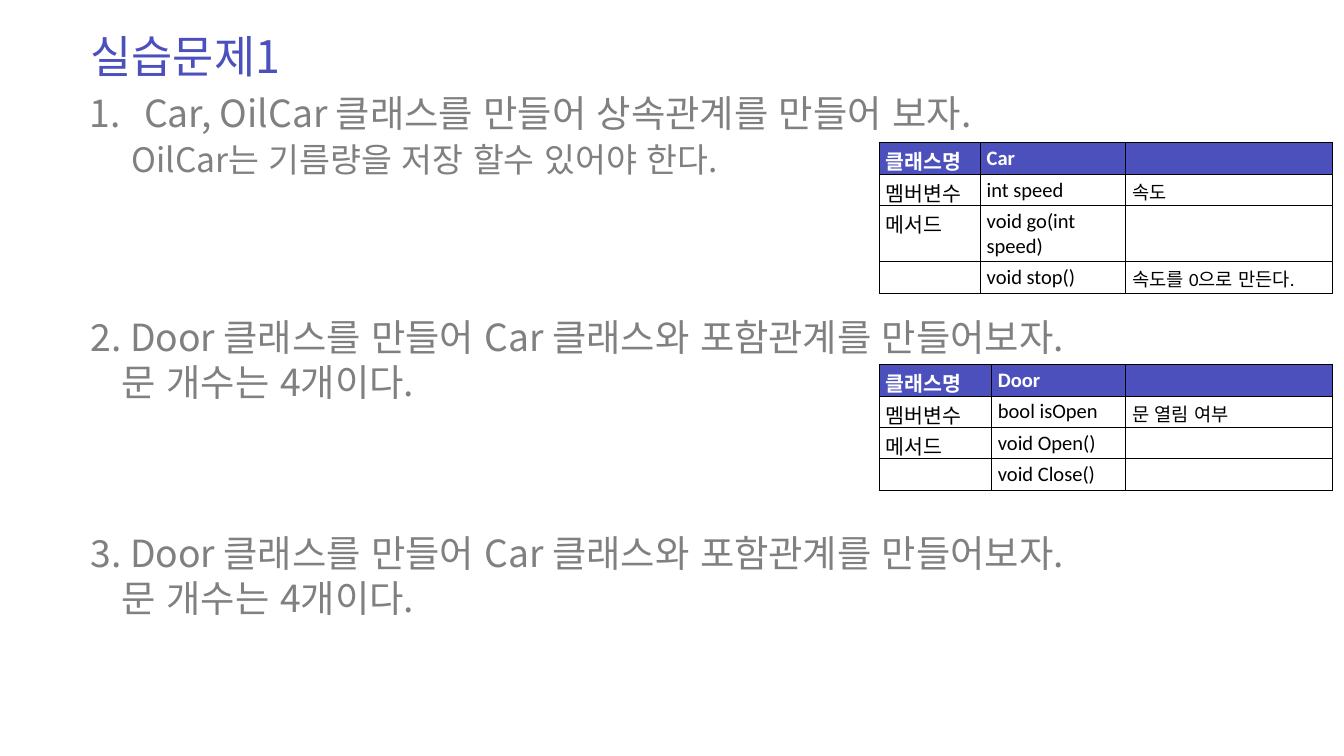
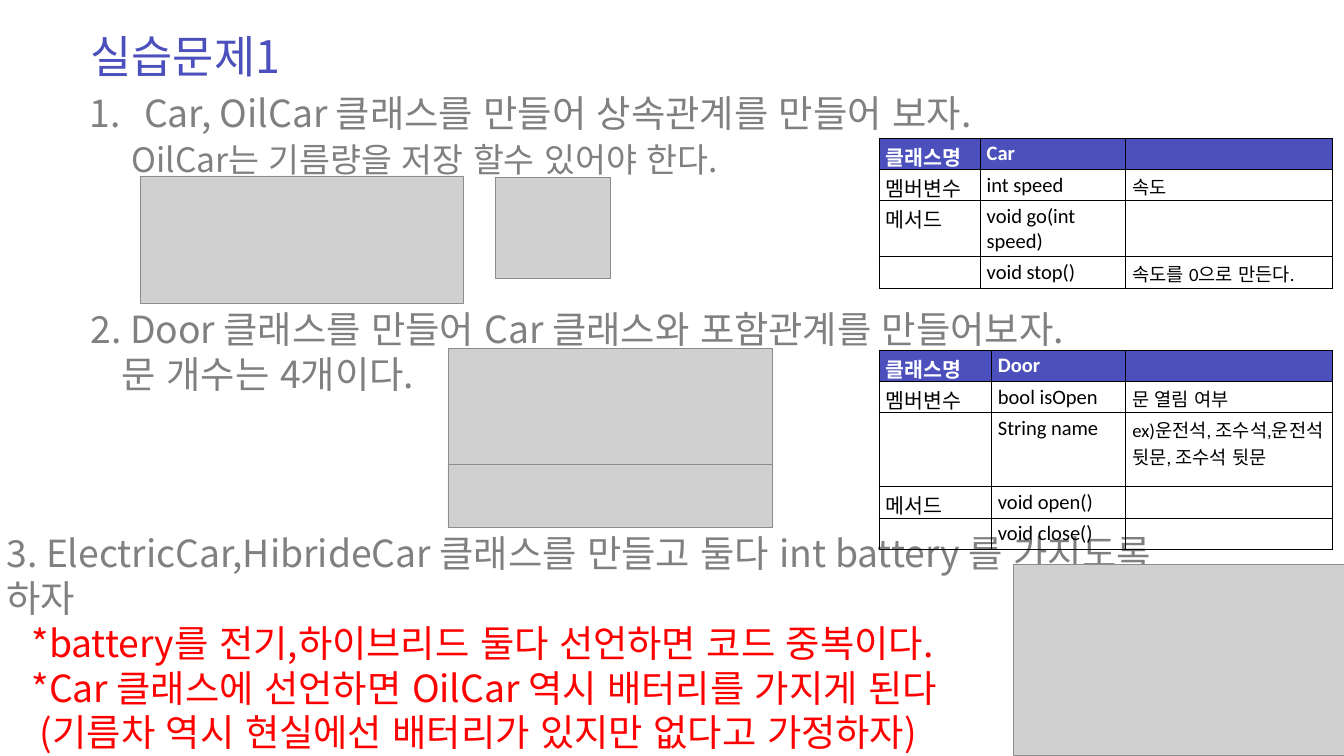
Before and after one commit to zest132/JavaLecture, a slide deck: slide 22 of JavaLecture/LectureFile/java 9강.pptx. Drawn at 1344x756 pixels with LibreOffice and Linux fonts; fonts in the diff are those of the drawing; grey boxes stand for pictures. Boxes give left, top, right and bottom in pixels: in the first picture for what was removed or moved away, otherwise in the second. Text is boxed around its words. In the diff, an @@ line names an element or a change of style, - is before the commit and + after.

```diff
--- a/JavaLecture/LectureFile/java 9강.pptx
+++ b/JavaLecture/LectureFile/java 9강.pptx
@@ text "Car, OilCar 클래스를 만들어 상속관계를 ..." rewrapped from (131, 96, 971, 175) to (131, 96, 971, 181) @@
@@ table: place and size @@
-table at (879, 142, 1333, 358)
+table at (879, 138, 1333, 357)
@@ picture added at (140, 176, 463, 303) @@
@@ picture added at (495, 177, 610, 278) @@
@@ text "2. Door 클래스를 만들어 Car ...": place and size @@
-text "2. Door 클래스를 만들어 Car ..." at (91, 320, 1064, 399)
+text "2. Door 클래스를 만들어 Car ..." at (91, 312, 1064, 391)
@@ picture added at (448, 349, 773, 527) @@
@@ table at (879, 350, 1333, 550) @@
-row 3: 메서드 | void Open() | 
-row 4:  | void Close() | 
+row 3:  | String name | ex)운전석, 조수석,운전석 뒷문, 조수석 뒷문
+row 4: 메서드 | void open() | 
+row 5:  | void close() | 
@@ table: place and size @@
-table at (879, 364, 1333, 490)
+table at (879, 350, 1333, 550)
@@ picture added at (448, 464, 773, 527) @@
@@ text at (7, 529, 1150, 753): text changed; text colour #808080 to #FF0000 @@
-3. Door 클래스를 만들어 Car 클래스와 포함관계를 만들어보자.
-문 개수는 4개이다.
+3. ElectricCar,HibrideCar 클래스를 만들고 둘다 int battery 를 가지도록 하자
+*battery를 전기,하이브리드 둘다 선언하면 코드 중복이다.
+*Car 클래스에 선언하면 OilCar 역시 배터리를 가지게 된다
+(기름차 역시 현실에선 배터리가 있지만 없다고 가정하자)
@@ picture added at (1013, 564, 1344, 755) @@
```
Also in this commit, not shown: 2 other slides changed, 3 slides removed, 11 other files.
